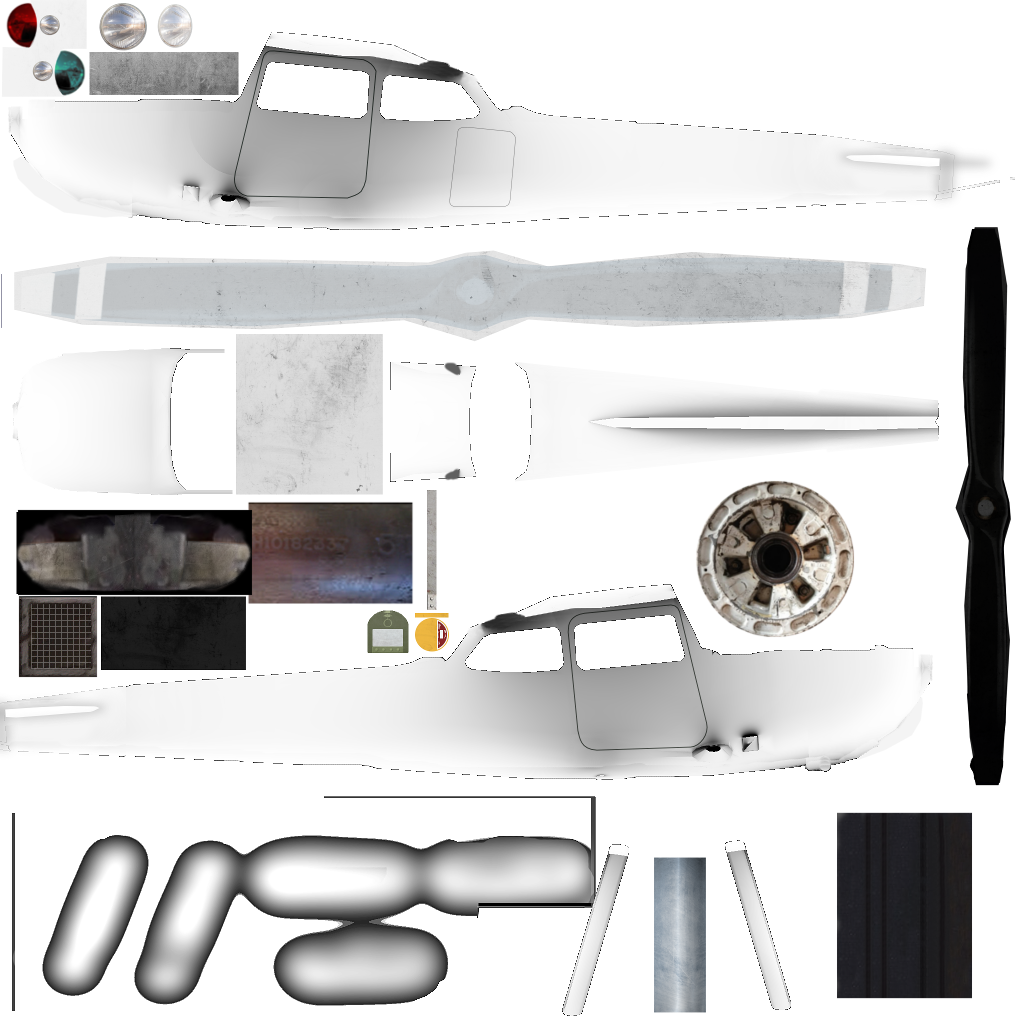
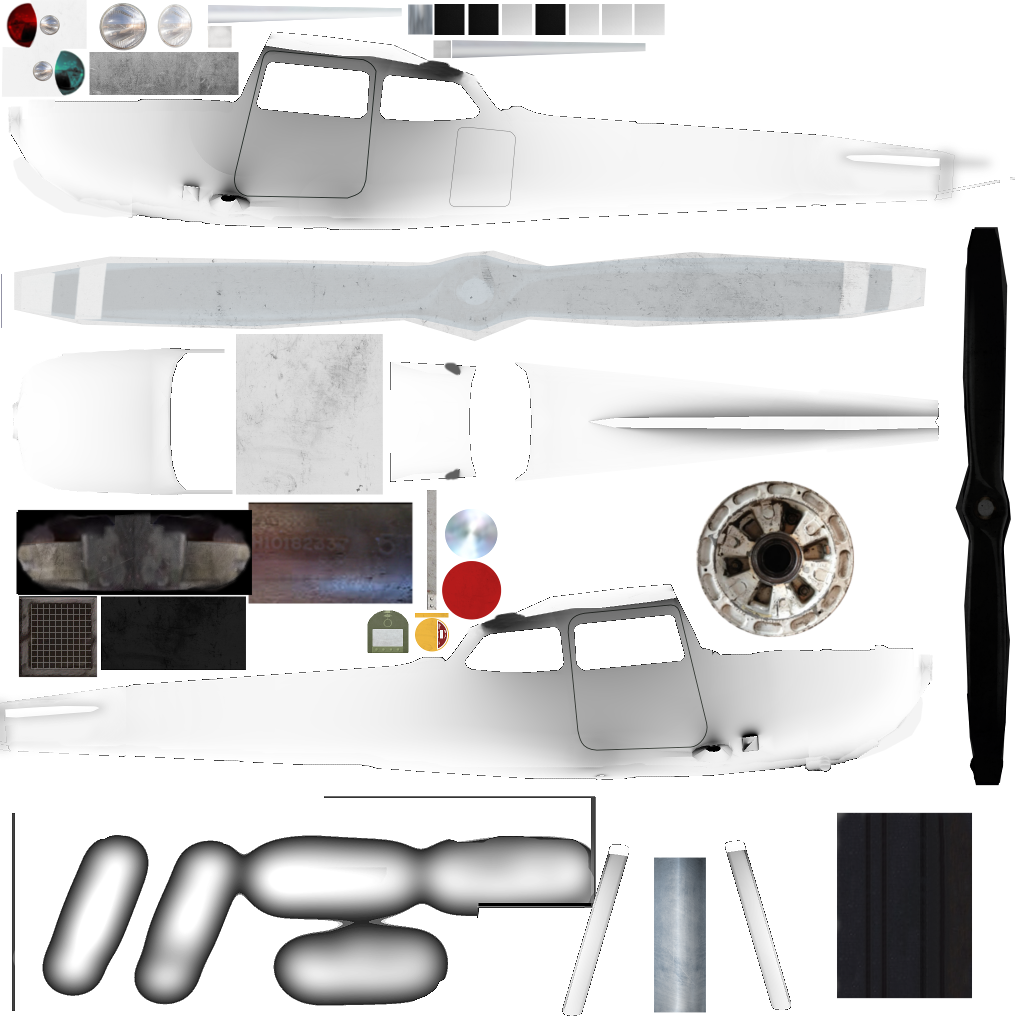
Layer changes from the first (1024, 1024) image to the second:
added layer "Clipboard #1" above "Clipboard" over [207, 4, 665, 620]
